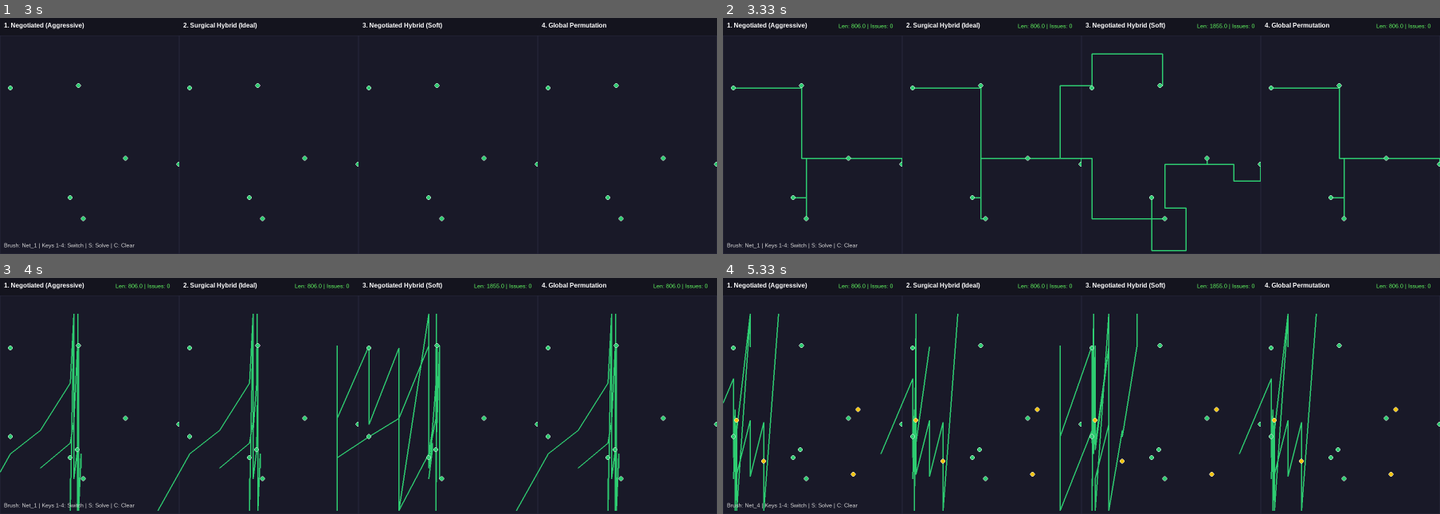
Above: before the commit, frames 1-4 (two rows, left to right).
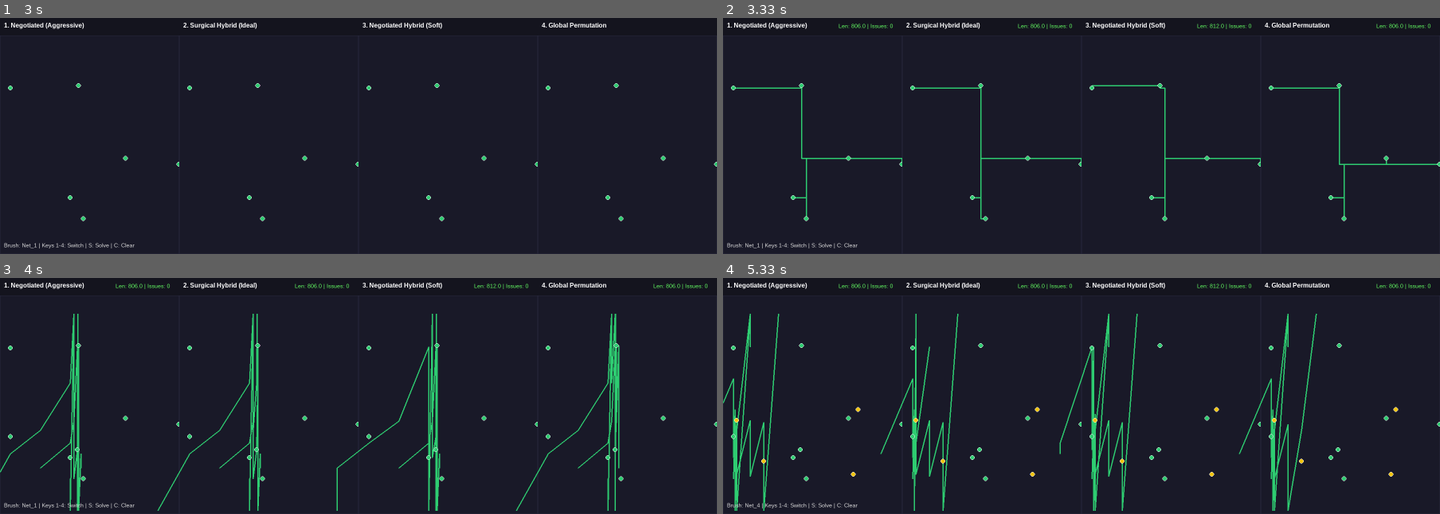
Above: after the commit, the same moments.

Repository: alxgom/MEP
Game: pygame game, started from demos/06-multi-net-routing/main.py
The game is run twice, just before and just after one commit, with the same random seed, the same clock (stepped at 60 frames per second) and the same inputs.
Inputs (mouse positions are in pixels of both pictures, inside the frame that each line leads up to):
- Up to frame 1 (3 s): click (358, 133) at 0.38 s; tap C at 0.67 s; click (623, 218) at 1.05 s; click (186, 88) at 1.38 s; click (358, 164) at 1.72 s; click (258, 86) at 2.05 s; click (609, 197) at 2.38 s; click (121, 157) at 2.72 s
- Up to frame 2 (3.33 s): tap S at 3 s
- Up to frame 3 (4 s): click (186, 436) at 3.38 s; click (616, 450) at 3.72 s
- Up to frame 4 (5.33 s): tap 4 at 4.07, 4.37 s; click (1275, 419) at 4.08 s; tap 2 at 4.15 s; click (859, 410) at 4.55 s; click (1124, 459) at 4.88 s; click (1210, 473) at 5.22 s

Frame 1 is identical in both runs. In frame 2, 1.1% of the frame differs, in the area x 46-100%, y 2-99%; in frame 3, 2.1%, in the area x 46-87%, y 2-99%; in frame 4, 2.1%.

Commit message:
working neg-hybrid

Diff:
--- a/demos/06-multi-net-routing/environment.py
+++ b/demos/06-multi-net-routing/environment.py
@@ -98,9 +98,12 @@
             # A node is "blocked" if it's hard-locked OR if it's a terminal of another net
             is_blocked = u in self.locked_nodes or v in self.locked_nodes or u in other_terminals or v in other_terminals
 
+            # Skip if edge is specifically locked or any endpoint is blocked (other terminals/obstacles)
+            if edge in self.locked_edges or is_blocked:
+                continue
+
             if mode == "Hard_Lock":
-                if edge not in self.locked_edges and not is_blocked:
-                    adj[u, v] = d; adj[v, u] = d
+                adj[u, v] = d; adj[v, u] = d
             else:
                 # Negotiated Logic (Net-Aware)
                 # Count how many OTHER nets are using this resource
@@ -112,14 +115,12 @@
 
                 hist = self.history_penalties[edge]
 
-                # We still want to avoid other terminals VERY strongly in Negotiated mode
-                blocking_penalty = 1e9 if is_blocked else 1.0
-
                 # term_penalty only applies if u or v is a terminal for OTHER nets
+                # (Redundant with is_blocked but kept for logic clarity if we ever relax blocking)
                 is_other_term = u in other_terminals or v in other_terminals
                 term_penalty = 10.0 if is_other_term else 1.0
 
-                penalty = (1.0 + hist) * (congestion_base ** (pres_e + pres_n)) * term_penalty * blocking_penalty
+                penalty = (1.0 + hist) * (congestion_base ** (pres_e + pres_n)) * term_penalty
                 cost = d * penalty
                 adj[u, v] = cost; adj[v, u] = cost
 
--- a/demos/06-multi-net-routing/solver.py
+++ b/demos/06-multi-net-routing/solver.py
@@ -1,5 +1,5 @@
 """
-Sequential Multi-Net Steiner Solver (v4.7)
+Sequential Multi-Net Steiner Solver (v4.8)
 =========================================
 Supports:
 - Hyper-Aggressive Stochastic Negotiated Congestion (Node + Edge)
@@ -88,7 +88,7 @@
                 segments.append(tuple(sorted((path[i], path[i+1]))))
         return current_w, segments
 
-    def solve_negotiated(self, max_iters=25, congestion_base=500.0):
+    def solve_negotiated(self, max_iters=30, congestion_base=500.0):
         """Pathfinder-style Negotiated Congestion."""
         net_names = list(self.env.nets.keys())
         all_results = {}
@@ -106,12 +106,14 @@
                 all_results[name] = {"weight": w, "segments": segs, "failed": w >= 1e8}
                 self.env.add_usage(name, segs)
 
-            total_collisions = sum(1 for e, owners in self.env.edge_owners.items() if len(owners) > 1)
-            total_collisions += sum(1 for n, owners in self.env.node_owners.items() if len(owners) > 1)
-            if total_collisions == 0: break
-
+            # Unified Issue Detection
+            issues = self._count_geometric_issues(all_results)
+            if issues == 0: break
+
+            # Apply penalties for collisions
             for e, owners in self.env.edge_owners.items():
                 if len(owners) > 1: self.env.history_penalties[e] += 15.0
+            # Note: Node-based history penalties could be added here if needed
 
         issues = self._count_geometric_issues(all_results)
         return all_results, sum(r["weight"] for r in all_results.values() if not r["failed"]), issues
@@ -178,14 +180,19 @@
     def solve_negotiated_hybrid(self):
         """
         Negotiated Hybrid v4.8:
-        1. Run 'Soft' Negotiated Congestion (base=2.0) to get a coordinated draft.
-        2. Perform Surgical Rip-Up on remaining collisions.
+        1. Run Coordinated Negotiated Congestion (Strong) to get a base draft.
+        2. Perform Surgical Rip-Up on remaining collisions (fallback).
         3. Heal breaks using Hard Locks.
         """
-        # 1. Coordinated Soft Draft
-        draft_res_full, _, _ = self.solve_negotiated(max_iters=10, congestion_base=2.0)
+        # 1. Coordinated Draft
+        draft_res_full, total_w, issues = self.solve_negotiated(max_iters=30, congestion_base=500.0)
+
+        # If negotiation resolved everything (no collisions, no failures), return it immediately
+        if issues == 0:
+            return draft_res_full, total_w, 0
+
+        # Otherwise, use the negotiated results as a starting point for rip-up
         draft_res = {name: data["segments"] for name, data in draft_res_full.items()}
-
         return self._surgical_ripup_and_reconnect(draft_res)
 
     def _surgical_ripup_and_reconnect(self, draft_res: Dict[str, List[Tuple[int, int]]]):
@@ -193,7 +200,7 @@
         net_names = list(self.env.nets.keys())
         net_areas = {name: self._get_net_bounding_box_area(name) for name in net_names}
 
-        # Collision Detection
+        # 1. Collision Detection
         edge_owners, node_owners = {}, {}
         for name, segs in draft_res.items():
             for u, v in segs:
@@ -202,24 +209,26 @@
                 node_owners.setdefault(u, set()).add(name)
                 node_owners.setdefault(v, set()).add(name)
 
-        # Surgical Resolution
+        # 2. Surgical Resolution (Ownership Arbitration)
         net_to_ripped_edges = {name: set() for name in net_names}
         net_to_ripped_nodes = {name: set() for name in net_names}
 
         for e, owners in edge_owners.items():
             if len(owners) > 1:
+                # Smallest area net wins the contested edge
                 sorted_owners = sorted(list(owners), key=lambda o: net_areas[o])
                 winner = sorted_owners[0]
                 for loser in sorted_owners[1:]: net_to_ripped_edges[loser].add(e)
 
         for n, owners in node_owners.items():
             if len(owners) > 1:
+                # Terminal owners always win over Steiner owners
                 terminal_owners = [o for o in owners if n in self.env.terminal_indices[o]]
                 winner = sorted(terminal_owners, key=lambda o: net_areas[o])[0] if terminal_owners else sorted(list(owners), key=lambda o: net_areas[o])[0]
                 for loser in owners:
                     if loser != winner: net_to_ripped_nodes[loser].add(n)
 
-        # Component Extraction & Pruning
+        # 3. Component Extraction & Steiner Pruning
         net_data = {}
         for name in net_names:
             clean_segs = set()
@@ -228,6 +237,8 @@
                     clean_segs.add(s)
 
             terminals = set(self.env.terminal_indices[name])
+
+            # Iterative Pruning (Remove dead-end Steiner branches)
             changed = True
             while changed:
                 changed = False
@@ -241,37 +252,82 @@
                         changed = True
 
             final_clean = list(clean_segs)
-            nodes = list(set(self.env.terminal_indices[name]) | {pt for s in final_clean for pt in s})
-            net_data[name] = {"islands": self._find_connected_components(nodes, final_clean),
-                              "clean_segs": final_clean, "area": net_areas[name]}
-
-        # Reconnection
+            # nodes = terminals + all nodes in clean segments
+            nodes = list(terminals | {pt for s in final_clean for pt in s})
+
+            # Find all physical components
+            all_islands = self._find_connected_components(nodes, final_clean)
+
+            # CRITICAL: Keep only islands that contain at least one terminal.
+            # Discard isolated Steiner clusters to avoid "orphan node" artifacts.
+            terminal_islands = []
+            for isl in all_islands:
+                if any(n in terminals for n in isl):
+                    terminal_islands.append(isl)
+
+            net_data[name] = {"islands": terminal_islands, "clean_segs": final_clean, "area": net_areas[name]}
+
+        # 4. Sequential Reconnection
         sorted_nets = sorted(net_names, key=lambda n: net_data[n]["area"])
         self.env.reset_locks()
         final_results = {}
+
         for name in sorted_nets:
             self.env.rebuild(mode="Hard_Lock", active_net=name)
             islands = net_data[name]["islands"]
             current_segs = set(net_data[name]["clean_segs"])
+            terminals = set(self.env.terminal_indices[name])
+
+            # Bridge islands until fully connected
             while len(islands) > 1:
                 best_d, best_u, best_v, b_i, b_j = float('inf'), -1, -1, -1, -1
                 for i in range(len(islands)):
                     for j in range(i+1, len(islands)):
                         sub = self.env.dist_matrix[np.ix_(islands[i], islands[j])]
-                        if np.any(sub < best_d):
-                            r, c = np.unravel_index(np.argmin(sub), sub.shape)
-                            if sub[r, c] < best_d:
-                                best_d, best_u, best_v, b_i, b_j = sub[r, c], islands[i][r], islands[j][c], i, j
-                if best_d >= 1e8: break
+                        min_idx = np.argmin(sub)
+                        r, c = np.unravel_index(min_idx, sub.shape)
+                        if sub[r, c] < best_d:
+                            best_d, best_u, best_v, b_i, b_j = sub[r, c], islands[i][r], islands[j][c], i, j
+
+                if best_d >= 1e8: break # Disconnected
+
+                # Add bridge path
                 path = self.env.get_path_nodes(best_u, best_v)
-                for k in range(len(path)-1): current_segs.add(tuple(sorted((path[k], path[k+1]))))
-                new_island = list(set(islands[b_i]) | set(islands[b_j]) | set(path))
-                islands = [islands[k] for k in range(len(islands)) if k not in [b_i, b_j]]; islands.append(new_island)
-
-            final_nodes = list(set(self.env.terminal_indices[name]) | {pt for s in current_segs for pt in s})
-            final_results[name] = {"weight": sum(self.env.base_weights[s] for s in current_segs),
-                                  "segments": list(current_segs), "failed": len(self._find_connected_components(final_nodes, list(current_segs))) > 1}
-            if not final_results[name]["failed"]: self.env.lock_path(list(current_segs))
+                for k in range(len(path)-1):
+                    current_segs.add(tuple(sorted((path[k], path[k+1]))))
+
+                # Robust Multi-Island Merging
+                path_nodes = set(path)
+                new_island = path_nodes.copy()
+                remaining_islands = []
+                for isl in islands:
+                    if any(n in path_nodes for n in isl):
+                        new_island.update(isl)
+                    else:
+                        remaining_islands.append(isl)
+                islands = remaining_islands + [list(new_island)]
+
+            # Final Cleanup & Pruning of the healed net
+            changed = True
+            while changed:
+                changed = False
+                adj = {}
+                for u, v in current_segs:
+                    adj.setdefault(u, set()).add(v); adj.setdefault(v, set()).add(u)
+                for n, neighbors in adj.items():
+                    if len(neighbors) == 1 and n not in terminals:
+                        neighbor = neighbors.pop()
+                        current_segs.discard(tuple(sorted((n, neighbor))))
+                        changed = True
+
+            final_nodes = list(terminals | {pt for s in current_segs for pt in s})
+            final_results[name] = {
+                "weight": sum(self.env.base_weights[s] for s in current_segs),
+                "segments": list(current_segs),
+                "failed": len(self._find_connected_components(final_nodes, list(current_segs))) > 1
+            }
+            if not final_results[name]["failed"]:
+                self.env.lock_path(list(current_segs))
 
         return final_results, sum(r["weight"] for r in final_results.values() if not r["failed"]), self._count_geometric_issues(final_results)
 
Not shown, added: 2011ProjectionandGeodesic-BasedPipeRoutingAlgorithm.pdf
Not shown, changed: demos/06-multi-net-routing/RESEARCH_SUMMARY.md
Not shown, added: demos/07-multi-net-obstacles/RESEARCH_SUMMARY.md
Not shown, added: liu2011 discrete particle swar optimiyation rectilinear brand pipe routing.pdf
Not shown, added: routing-a-multiterminal-critical-net-steiner-tree-construction-i.pdf
